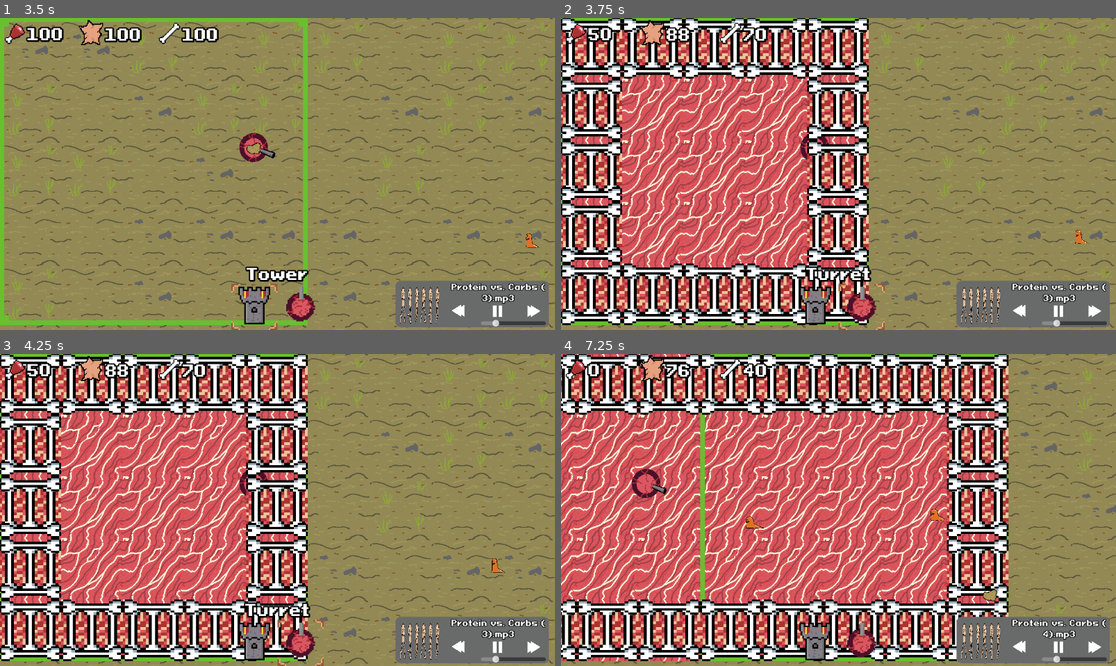
Above: before the commit, frames 1-4 (two rows, left to right).
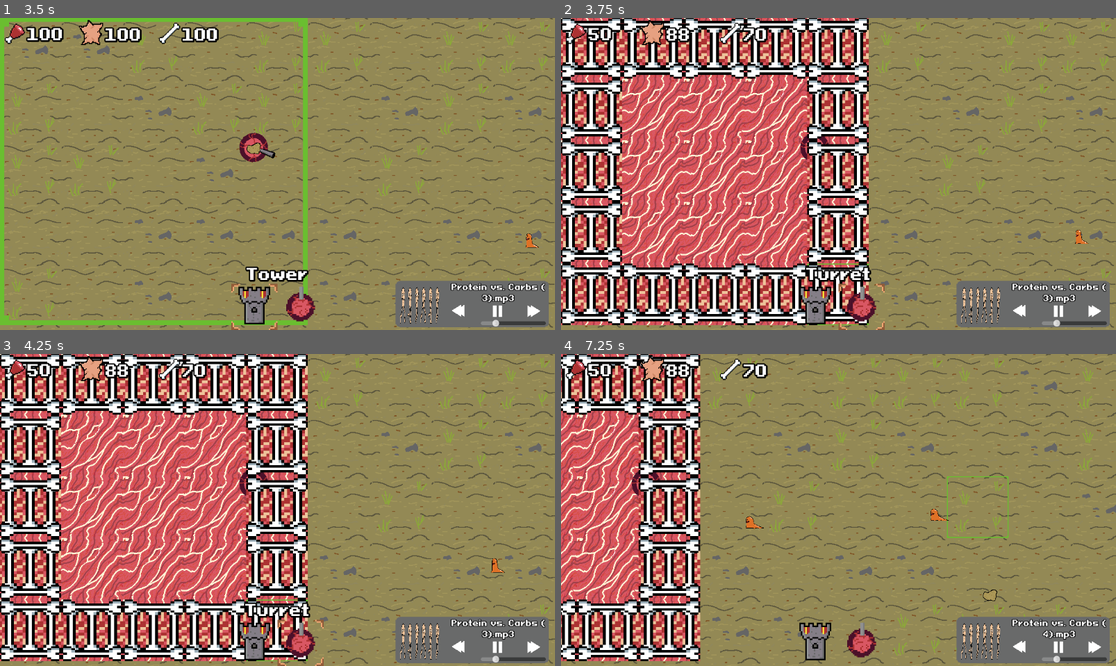
Above: after the commit, the same moments.

Repository: PhilipSBeck/Ludum-Dare-56
Game: Godot game, scene res://Levels/TitleScreen.tscn
Two runs of this game, one before a commit and one after it. Both use one fixed random seed, a clock stepped at 60 frames per second and the inputs below. Sound files missing from this copy of the repository are replaced by a short silence.
Inputs (mouse positions are in pixels of both pictures, inside the frame that each line leads up to):
- Up to frame 1 (3.5 s): click "Start" at 0.5 s; click (532, 311) at 1.25 s; click (532, 311) at 2 s; click (255, 308) at 2.75 s
- Up to frame 2 (3.75 s): click (860, 308) at 3.5 s
- Up to frame 3 (4.25 s): no input
- Up to frame 4 (7.25 s): click (1021, 647) at 4.25 s; click (1060, 647) at 5 s; click (1060, 647) at 5.75 s; move the mouse to (960, 494) at 6.52 s; hold Right (ui_right) from 6.53 s (still down); click (960, 494) at 6.6 s

Frame 1 is identical in both runs. In frame 2, 0.8% of the frame differs, in the area x 0-56%, y 0-99%; in frame 3, 0.8%; in frame 4, 58%, in the area x 4-81%, y 0-99%.

Commit message:
Turrets placeable. and placing can be cancelled with right click

Diff:
--- a/Levels/main.tscn
+++ b/Levels/main.tscn
@@ -37,4 +37,5 @@
 [node name="PauseMenu" parent="." instance=ExtResource("7_j0glq")]
 
 [connection signal="towerSelected" from="MainHud" to="." method="_on_main_hud_tower_selected"]
+[connection signal="turretSelected" from="MainHud" to="." method="_on_main_hud_turret_selected"]
 [connection signal="quit_to_main" from="PauseMenu" to="." method="_on_pause_menu_quit_to_main"]
--- a/Scripts/Core/main.gd
+++ b/Scripts/Core/main.gd
@@ -1,12 +1,18 @@
 extends Node
 
 var placing_tiles = false
+var placing_turrets = false
 
 const WALL_PRICE_BONE = 30
 const WALL_PRICE_MEAT = 50
 const WALL_PRICE_SKIN = 12
 
+const TURRET_PRICE_BONE = 45
+const TURRET_PRICE_MEAT = 25
+const TURRET_PRICE_SKIN = 0
+
 const MEAT_WALL = preload("res://Structures/Walls/MeatWall.tscn")
+const TURRET = preload("res://Unit/Turret.tscn")
 
 var building_dictionary = {}
 
@@ -29,13 +35,19 @@
 
 	if placing_tiles and Input.is_action_just_pressed("ui_cancel"):
 		set_placing_tiles(false)
-	if placing_tiles and Input.is_action_just_pressed("ui_click"):
-		attempt_place_fortress()
+		placing_turrets = false
+	if Input.is_action_just_pressed("ui_click"):
+		if placing_tiles:
+			attempt_place_fortress()
+		elif placing_turrets:
+			attempt_place_turret()
 
 func get_fortress_corner_from_map_pos(mapPos: Vector2i):
 	return (mapPos - (mapPos % 5))
 
 func attempt_place_fortress():
+	#TODO check to make sure fortress isn't being added to existing fortress
+
 	if $MainHud.bones < WALL_PRICE_BONE:
 		return
 	if $MainHud.meat < WALL_PRICE_MEAT:
@@ -62,6 +74,27 @@
 					add_child(wall)
 	check_wall_adjecency()
 
+func attempt_place_turret():
+	var mousePos = $TileMapLayer.get_global_mouse_position()
+	var mapPos =  $TileMapLayer.local_to_map(mousePos)
+
+	if $TileMapLayer.get_cell_atlas_coords(mapPos) != Vector2i(0,0):
+		return
+	if $MainHud.bones < TURRET_PRICE_BONE:
+		return
+	if $MainHud.meat < TURRET_PRICE_MEAT:
+		return
+	if $MainHud.skin < TURRET_PRICE_SKIN:
+		return
+
+	$MainHud.increase_bones(-TURRET_PRICE_BONE)
+	$MainHud.increase_meat(-TURRET_PRICE_MEAT)
+	$MainHud.increase_skin(-TURRET_PRICE_SKIN)
+
+	var turret = TURRET.instantiate()
+	turret.position = $TileMapLayer.map_to_local(mapPos)
+	$Turrets.add_child(turret)
+
 func check_wall_adjecency():
 	var walls_to_destroy = []
 	for key in building_dictionary:
@@ -87,7 +120,14 @@
 
 func _on_main_hud_tower_selected() -> void:
 	set_placing_tiles(!placing_tiles)
+	placing_turrets = false;
 
 
 func _on_pause_menu_quit_to_main() -> void:
 	queue_free()
+
+
+func _on_main_hud_turret_selected() -> void:
+	set_placing_tiles(false)
+	placing_turrets = true;
+	pass
--- a/project.godot
+++ b/project.godot
@@ -21,6 +21,12 @@
 
 [input]
 
+ui_cancel={
+"deadzone": 0.5,
+"events": [Object(InputEventKey,"resource_local_to_scene":false,"resource_name":"","device":0,"window_id":0,"alt_pressed":false,"shift_pressed":false,"ctrl_pressed":false,"meta_pressed":false,"pressed":false,"keycode":4194305,"physical_keycode":0,"key_label":0,"unicode":0,"location":0,"echo":false,"script":null)
+, Object(InputEventMouseButton,"resource_local_to_scene":false,"resource_name":"","device":-1,"window_id":0,"alt_pressed":false,"shift_pressed":false,"ctrl_pressed":false,"meta_pressed":false,"button_mask":2,"position":Vector2(106, 25),"global_position":Vector2(115, 71),"factor":1.0,"button_index":2,"canceled":false,"pressed":true,"double_click":false,"script":null)
+]
+}
 ui_left={
 "deadzone": 0.5,
 "events": [Object(InputEventKey,"resource_local_to_scene":false,"resource_name":"","device":0,"window_id":0,"alt_presse …(194 unchanged characters)…
